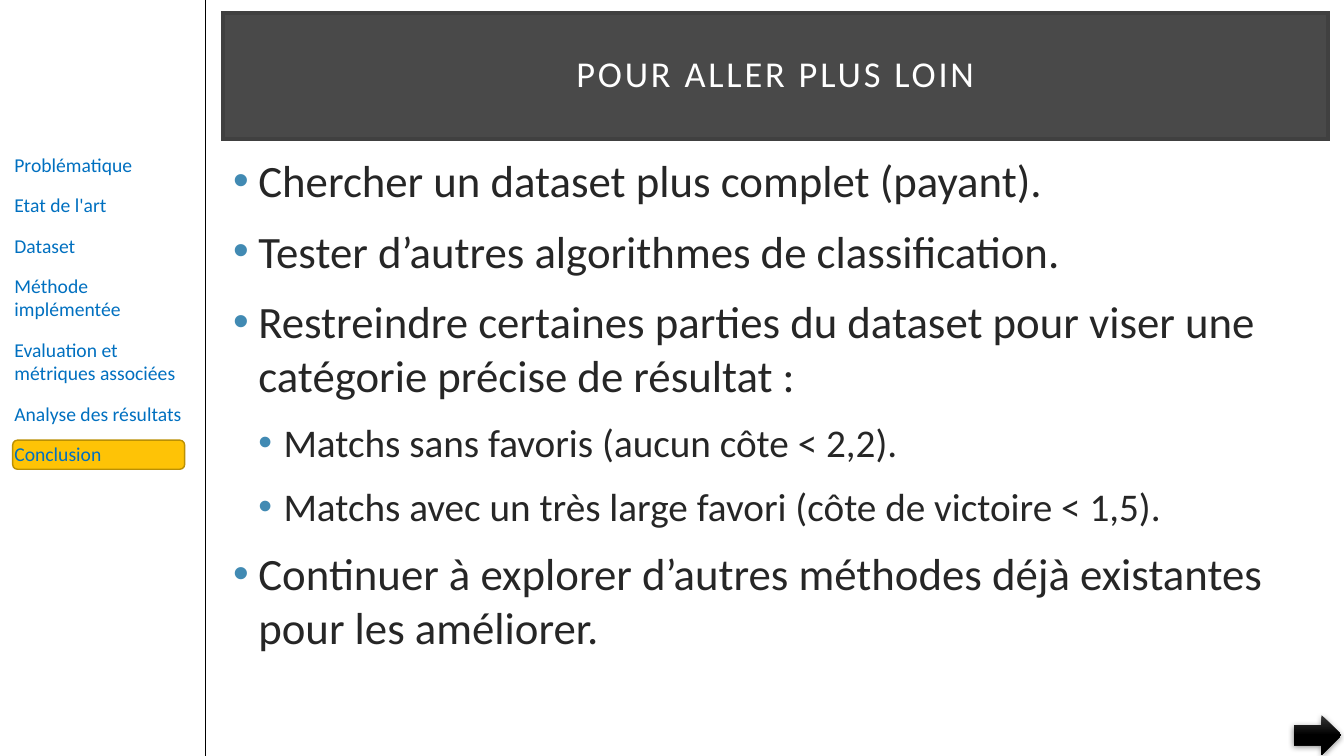
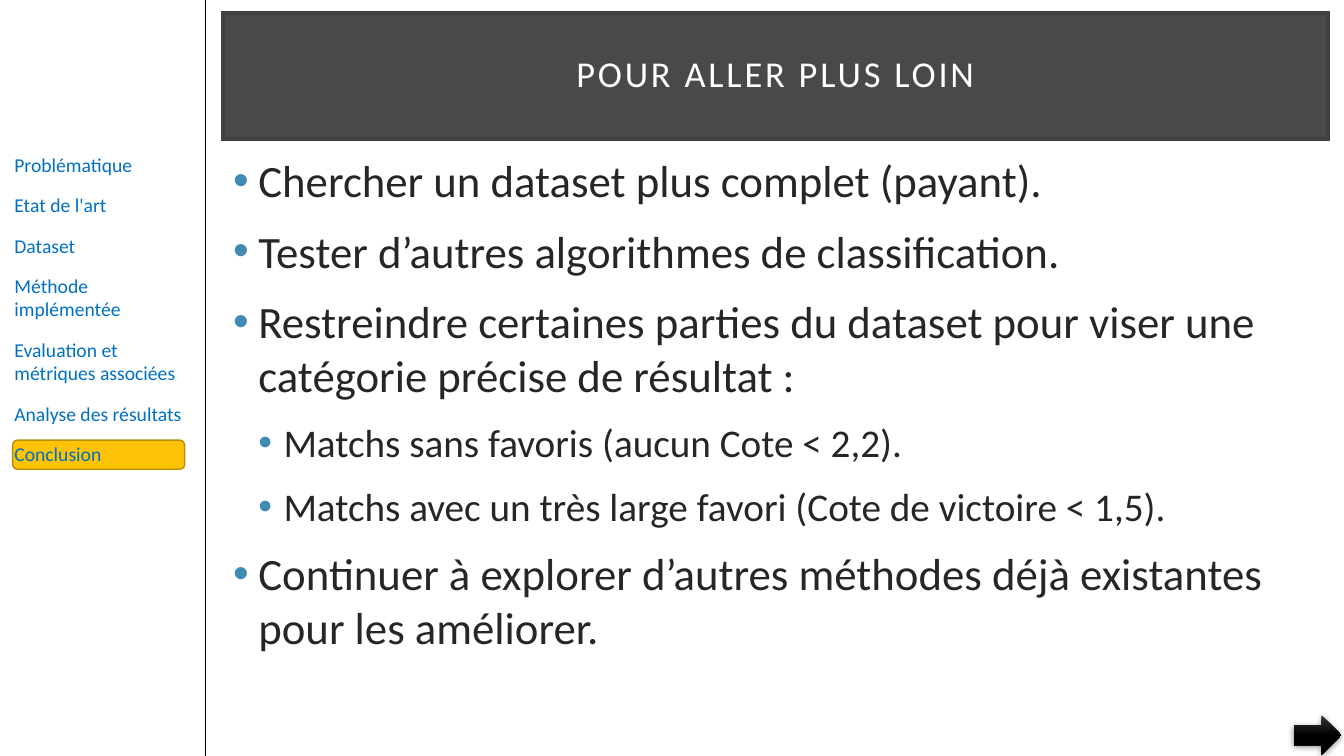
Before and after one commit to pfroide/python, a slide deck: slide 40 of Projet_8/p8.pptx (slide 37 before the commit). Drawn at 1344x756 pixels with LibreOffice and Linux fonts; fonts in the diff are those of the drawing. Boxes give left, top, right and bottom in pixels: in the first picture for what was removed or moved away, otherwise in the second. Text is boxed around its words. In the diff, an @@ line names an element or a change of style, - is before the commit and + after.

```diff
--- a/Projet_8/p8.pptx
+++ b/Projet_8/p8.pptx
@@ text at (x1=284, y1=428, x2=1165, y2=528): text changed @@
-  • Matchs sans favoris (aucun côte < 2,2).
-  • Matchs avec un très large favori (côte de victoire < 1,5).
+  • Matchs sans favoris (aucun Cote < 2,2).
+  • Matchs avec un très large favori (Cote de victoire < 1,5).
```
Also in this commit, not shown: 6 other slides changed, 3 slides added.
